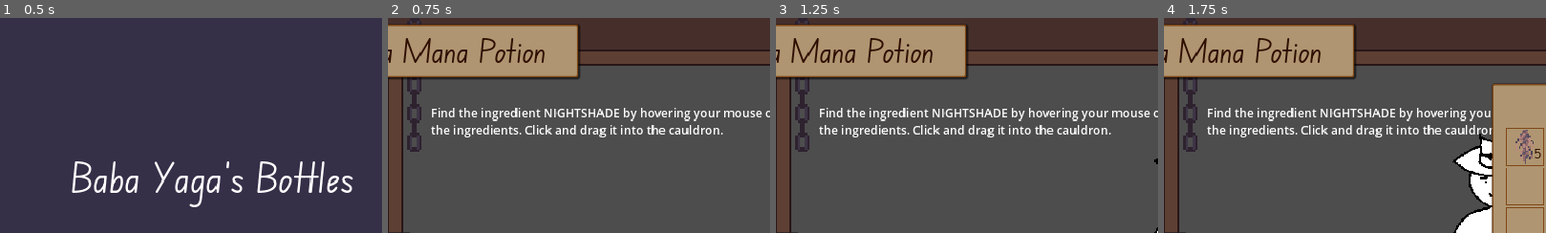
Above: before the commit, frames 1-4 (left to right).
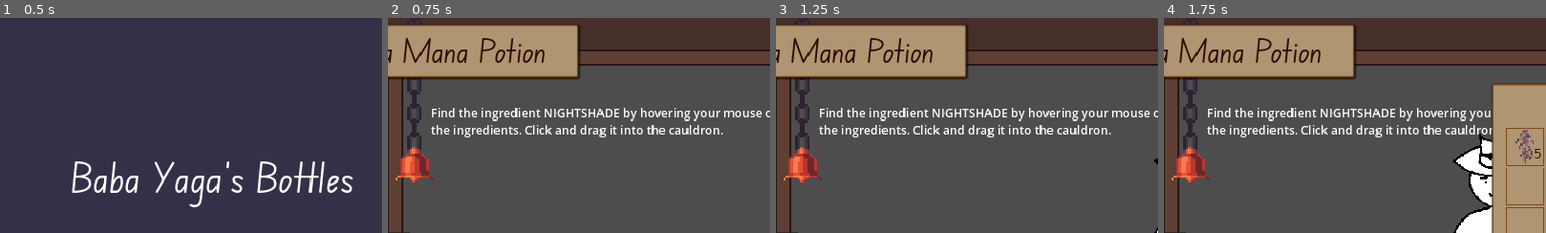
Above: after the commit, the same moments.

Repository: HuskyGameDev/2024s-team3
Game: Godot game, scene res://Scenes/UI/Title.tscn
Two runs of this game, one before a commit and one after it. Both use one fixed random seed, a clock stepped at 60 frames per second and the inputs below.
Inputs (mouse positions are % of the whole screen's width and height, from its top left):
- Up to frame 1 (0.5 s): no input
- Up to frame 2 (0.75 s): click "New Game" at 0.5 s
- Up to frame 3 (1.25 s): no input
- Up to frame 4 (1.75 s): click (99, 24) at 1.25 s
The pictures show only the part of the screen within x 22-72%, y 0-50%; the shares and areas given below are measured in that part.

Frame 1 is identical in both runs. In frame 2, 0.9% of the frame differs, in the area x 2-12%, y 60-77%; in frame 3, 0.9%; in frame 4, 0.9%.
Error in both runs: Modulo by zero error in operator '%'. (res://Scripts/customer.gd:18)

Commit message:
Creating a Swinging Bell
This is my first attempt at making a physics bell the player will be able to ring to give the potion to the customer.

Diff:
--- a/Scenes/Entities/Rope/Chain.tscn
+++ b/Scenes/Entities/Bell/Chain/Chain.tscn
@@ -1,10 +1,23 @@
-[gd_scene load_steps=4 format=3 uid="uid://dllt48bo7ekog"]
+[gd_scene load_steps=9 format=3 uid="uid://dllt48bo7ekog"]
 
-[ext_resource type="PackedScene" uid="uid://bl3amrphg7abg" path="res://Scenes/Entities/Rope/Chain_Segment_A.tscn" id="1_5eboh"]
-[ext_resource type="PackedScene" uid="uid://b5i8al522xaq1" path="res://Scenes/Entities/Rope/Chain_Segement_B.tscn" id="2_1jrsq"]
+[ext_resource type="PackedScene" uid="uid://bl3amrphg7abg" path="res://Scenes/Entities/Bell/Chain/Chain_Segment_A.tscn" id="1_5eboh"]
+[ext_resource type="PackedScene" uid="uid://b5i8al522xaq1" path="res://Scenes/Entities/Bell/Chain/Chain_Segement_B.tscn" id="2_1jrsq"]
+[ext_resource type="PackedScene" uid="uid://bdgq0vmgq12hq" path="res://Scenes/Entities/Bell/bell_body.tscn" id="3_ihe7o"]
+[ext_resource type="PackedScene" uid="uid://bt8y8klovq2y5" path="res://Scenes/Entities/Bell/bell_tongue.tscn" id="4_q4flv"]
 
 [sub_resource type="CircleShape2D" id="CircleShape2D_yi28f"]
 radius = 6.0
+
+[sub_resource type="CapsuleShape2D" id="CapsuleShape2D_rtr15"]
+radius = 6.0
+height = 24.0
+
+[sub_resource type="CapsuleShape2D" id="CapsuleShape2D_t0ocf"]
+radius = 6.0
+height = 24.0
+
+[sub_resource type="RectangleShape2D" id="RectangleShape2D_26kd7"]
+size = Vector2(12, 63.5)
 
 [node name="Chain" type="Node2D"]
 position = Vector2(187, 56)
@@ -93,3 +106,60 @@
 [node name="CollisionShape2D" type="CollisionShape2D" parent="Chain_Anchor"]
 position = Vector2(0, -1.16667)
 shape = SubResource("CircleShape2D_yi28f")
+
+[node name="Bell" type="Node2D" parent="."]
+
+[node name="Bell_Tongue" parent="Bell" instance=ExtResource("4_q4flv")]
+position = Vector2(0, 397)
+
+[node name="Bell_Pin" type="PinJoint2D" parent="Bell"]
+position = Vector2(0, 319)
+node_a = NodePath("../../A_Holder/Chain_Segment_A5")
+node_b = NodePath("../Bell_Body")
+
+[node name="Bell_Body" parent="Bell" instance=ExtResource("3_ihe7o")]
+position = Vector2(0, 367)
+
+[node name="PinJoint2D" type="PinJoint2D" parent="Bell"]
+position = Vector2(0, 337)
+node_a = NodePath("../Bell_Body")
+node_b = NodePath("../RigidBody2D")
+
+[node name="RigidBody2D" type="RigidBody2D" parent="Bell"]
+position = Vector2(0, 349)
+
+[node name="CollisionShape2D" type="CollisionShape2D" parent="Bell/RigidBody2D"]
+shape = SubResource("CapsuleShape2D_rtr15")
+
+[node name="PinJoint2D2" type="PinJoint2D" parent="Bell"]
+position = Vector2(0, 361)
+node_a = NodePath("../RigidBody2D")
+node_b = NodePath("../RigidBody2D2")
+
+[node name="RigidBody2D2" type="RigidBody2D" parent="Bell"]
+position = Vector2(0, 373)
+
+[node name="CollisionShape2D" type="CollisionShape2D" parent="Bell/RigidBody2D2"]
+shape = SubResource("CapsuleShape2D_t0ocf")
+
+[node name="PinJoint2D3" type="PinJoint2D" parent="Bell"]
+position = Vector2(0, 385)
+node_a = NodePath("../RigidBody2D2")
+node_b = NodePath("../Bell_Tongue")
+
+[node name="Left_Tongue_Collider" type="RigidBody2D" parent="."]
+position = Vector2(-42, 394)
+collision_layer = 32768
+collision_mask = 32768
+
+[node name="CollisionShape2D" type="CollisionShape2D" parent="Left_Tongue_Collider"]
+position = Vector2(0, -13.25)
+shape = SubResource("RectangleShape2D_26kd7")
+
+[node name="Right_Tongue_Collider2" type="RigidBody2D" parent="."]
+position = Vector2(42, 381)
+collision_layer = 32768
+collision_mask = 32768
+
+[node name="CollisionShape2D" type="CollisionShape2D" parent="Right_Tongue_Collider2"]
+shape = SubResource("RectangleShape2D_26kd7")
--- a/Scenes/Entities/Rope/Chain_Segement_B.tscn
+++ b/Scenes/Entities/Bell/Chain/Chain_Segement_B.tscn
@@ -1,6 +1,6 @@
 [gd_scene load_steps=3 format=3 uid="uid://b5i8al522xaq1"]
 
-[ext_resource type="Texture2D" uid="uid://dpthjvutocu0k" path="res://Scenes/Entities/Rope/Chain Segment 2.png" id="1_71ly6"]
+[ext_resource type="Texture2D" uid="uid://dpthjvutocu0k" path="res://Scenes/Entities/Bell/Chain/Chain Segment 2.png" id="1_71ly6"]
 
 [sub_resource type="CapsuleShape2D" id="CapsuleShape2D_3a25e"]
 radius = 6.0
--- a/Scenes/Entities/Rope/Chain_Segment_A.tscn
+++ b/Scenes/Entities/Bell/Chain/Chain_Segment_A.tscn
@@ -1,6 +1,6 @@
 [gd_scene load_steps=3 format=3 uid="uid://bl3amrphg7abg"]
 
-[ext_resource type="Texture2D" uid="uid://chcdejc2jtsov" path="res://Scenes/Entities/Rope/Chain Segment 1.png" id="1_76jvy"]
+[ext_resource type="Texture2D" uid="uid://chcdejc2jtsov" path="res://Scenes/Entities/Bell/Chain/Chain Segment 1.png" id="1_76jvy"]
 
 [sub_resource type="CapsuleShape2D" id="CapsuleShape2D_owjil"]
 radius = 6.0
--- /dev/null
+++ b/Scenes/Entities/Bell/bell.tscn
@@ -0,0 +1,112 @@
+[gd_scene load_steps=10 format=3 uid="uid://co5klpgmvh2f6"]
+
+[ext_resource type="Texture2D" uid="uid://blivro2cmbh36" path="res://Scenes/Entities/Bell/Bell_Inner.png" id="1_gf6s8"]
+[ext_resource type="Texture2D" uid="uid://chro3f0yplc64" path="res://Scenes/Entities/Bell/Bell_Tongue.png" id="2_vv37h"]
+[ext_resource type="Texture2D" uid="uid://b18cm5tr1tqr8" path="res://Scenes/Entities/Bell/Bell_Outer.png" id="3_b1ijd"]
+
+[sub_resource type="RectangleShape2D" id="RectangleShape2D_fkm1m"]
+size = Vector2(2, 5)
+
+[sub_resource type="CircleShape2D" id="CircleShape2D_swvpp"]
+radius = 2.0
+
+[sub_resource type="CircleShape2D" id="CircleShape2D_gcs11"]
+radius = 1.0
+
+[sub_resource type="CapsuleShape2D" id="CapsuleShape2D_vl40y"]
+radius = 1.0
+height = 4.0
+
+[sub_resource type="CapsuleShape2D" id="CapsuleShape2D_ksu3e"]
+radius = 1.0
+height = 4.0
+
+[sub_resource type="CircleShape2D" id="CircleShape2D_a78r8"]
+radius = 1.0
+
+[node name="Bell" type="RigidBody2D"]
+
+[node name="BellInner" type="Sprite2D" parent="."]
+texture = ExtResource("1_gf6s8")
+
+[node name="BellOuter" type="Sprite2D" parent="."]
+texture = ExtResource("3_b1ijd")
+
+[node name="Left_Detector" type="RigidBody2D" parent="BellOuter"]
+visible = false
+position = Vector2(-7, 5)
+collision_layer = 134217728
+collision_mask = 134217728
+
+[node name="CollisionShape2D" type="CollisionShape2D" parent="BellOuter/Left_Detector"]
+shape = SubResource("RectangleShape2D_fkm1m")
+
+[node name="Right_Detector" type="RigidBody2D" parent="BellOuter"]
+visible = false
+position = Vector2(7, 5)
+collision_layer = 134217728
+collision_mask = 134217728
+
+[node name="CollisionShape2D" type="CollisionShape2D" parent="BellOuter/Right_Detector"]
+shape = SubResource("RectangleShape2D_fkm1m")
+
+[node name="BellTongue" type="Sprite2D" parent="."]
+texture = ExtResource("2_vv37h")
+
+[node name="Tongue_Collider" type="RigidBody2D" parent="BellTongue"]
+position = Vector2(0, 6)
+collision_layer = 134250496
+collision_mask = 134250496
+
+[node name="CollisionShape2D" type="CollisionShape2D" parent="BellTongue/Tongue_Collider"]
+shape = SubResource("CircleShape2D_swvpp")
+
+[node name="Tongue_Rope" type="Node2D" parent="BellTongue"]
+
+[node name="PinJoint2D4" type="PinJoint2D" parent="BellTongue/Tongue_Rope"]
+position = Vector2(0, -6)
+
+[node name="StaticBody2D" type="RigidBody2D" parent="BellTongue/Tongue_Rope"]
+position = Vector2(0, -5)
+collision_layer = 32768
+collision_mask = 32768
+
+[node name="CollisionShape2D" type="CollisionShape2D" parent="BellTongue/Tongue_Rope/StaticBody2D"]
+shape = SubResource("CircleShape2D_gcs11")
+
+[node name="PinJoint2D" type="PinJoint2D" parent="BellTongue/Tongue_Rope"]
+visible = false
+position = Vector2(0, -4)
+node_a = NodePath("../StaticBody2D")
+node_b = NodePath("../RigidBody2D2")
+
+[node name="RigidBody2D2" type="RigidBody2D" parent="BellTongue/Tongue_Rope"]
+position = Vector2(0, -2)
+collision_layer = 32768
+collision_mask = 32768
+
+[node name="CollisionShape2D" type="CollisionShape2D" parent="BellTongue/Tongue_Rope/RigidBody2D2"]
+shape = SubResource("CapsuleShape2D_vl40y")
+
+[node name="PinJoint2D2" type="PinJoint2D" parent="BellTongue/Tongue_Rope"]
+visible = false
+node_a = NodePath("../RigidBody2D2")
+node_b = NodePath("../RigidBody2D")
+
+[node name="RigidBody2D" type="RigidBody2D" parent="BellTongue/Tongue_Rope"]
+position = Vector2(0, 2)
+collision_layer = 32768
+collision_mask = 32768
+
+[node name="CollisionShape2D" type="CollisionShape2D" parent="BellTongue/Tongue_Rope/RigidBody2D"]
+shape = SubResource("CapsuleShape2D_ksu3e")
+
+[node name="PinJoint2D3" type="PinJoint2D" parent="BellTongue/Tongue_Rope"]
+visible = false
+position = Vector2(0, 4)
+node_a = NodePath("../RigidBody2D")
+node_b = NodePath("../../Tongue_Collider")
+
+[node name="CollisionShape2D" type="CollisionShape2D" parent="."]
+position = Vector2(0, -7)
+shape = SubResource("CircleShape2D_a78r8")
--- /dev/null
+++ b/Scenes/Entities/Bell/bell_body.tscn
@@ -0,0 +1,19 @@
+[gd_scene load_steps=3 format=3 uid="uid://bdgq0vmgq12hq"]
+
+[ext_resource type="Texture2D" uid="uid://b18cm5tr1tqr8" path="res://Scenes/Entities/Bell/Bell_Outer.png" id="1_1rfq1"]
+
+[sub_resource type="CapsuleShape2D" id="CapsuleShape2D_0cqol"]
+radius = 6.0
+height = 18.0
+
+[node name="Bell_Body" type="RigidBody2D"]
+collision_layer = 32768
+collision_mask = 32768
+
+[node name="BellOuter" type="Sprite2D" parent="."]
+scale = Vector2(6, 6)
+texture = ExtResource("1_1rfq1")
+
+[node name="CollisionShape2D" type="CollisionShape2D" parent="."]
+position = Vector2(0, -39)
+shape = SubResource("CapsuleShape2D_0cqol")
--- /dev/null
+++ b/Scenes/Entities/Bell/bell_tongue.tscn
@@ -0,0 +1,19 @@
+[gd_scene load_steps=3 format=3 uid="uid://bt8y8klovq2y5"]
+
+[ext_resource type="Texture2D" uid="uid://chro3f0yplc64" path="res://Scenes/Entities/Bell/Bell_Tongue.png" id="1_icu7r"]
+
+[sub_resource type="CircleShape2D" id="CircleShape2D_hat86"]
+radius = 2.0
+
+[node name="Bell_Tongue" type="RigidBody2D"]
+collision_layer = 32768
+collision_mask = 32768
+
+[node name="BellTongue" type="Sprite2D" parent="."]
+position = Vector2(0, -36)
+scale = Vector2(6, 6)
+texture = ExtResource("1_icu7r")
+
+[node name="CollisionShape2D" type="CollisionShape2D" parent="."]
+scale = Vector2(6, 6)
+shape = SubResource("CircleShape2D_hat86")
--- a/Scenes/Entities/Rope/Test_Scene.tscn
+++ /dev/null
@@ -1,14 +0,0 @@
-[gd_scene load_steps=2 format=3 uid="uid://kjyoidgp6ts0"]
-
-[sub_resource type="RectangleShape2D" id="RectangleShape2D_o6oui"]
-size = Vector2(417, 39.5)
-
-[node name="Test Scene" type="Node2D"]
-
-[node name="Floor" type="StaticBody2D" parent="."]
-position = Vector2(276, 211)
-collision_layer = 2147483651
-
-[node name="CollisionShape2D" type="CollisionShape2D" parent="Floor"]
-position = Vector2(-115.5, -21.75)
-shape = SubResource("RectangleShape2D_o6oui")
--- a/Scenes/Screens/Main.tscn
+++ b/Scenes/Screens/Main.tscn
@@ -13,7 +13,7 @@
 [ext_resource type="Texture2D" uid="uid://bgr0j54ert0ee" path="res://Assets/Sprites/Ingredients/pine_resin.png" id="12_5ovj8"]
 [ext_resource type="Texture2D" uid="uid://k1s0jbcfp0sn" path="res://Assets/Sprites/Ingredients/sunflower_seeds.png" id="13_sykwt"]
 [ext_resource type="Texture2D" uid="uid://dnynu6kp1nswf" path="res://Assets/Sprites/Ingredients/nightshade_petals.png" id="14_jiia4"]
-[ext_resource type="PackedScene" uid="uid://dllt48bo7ekog" path="res://Scenes/Entities/Rope/Chain.tscn" id="16_8i4ox"]
+[ext_resource type="PackedScene" uid="uid://dllt48bo7ekog" path="res://Scenes/Entities/Bell/Chain/Chain.tscn" id="16_8i4ox"]
 [ext_resource type="Theme" uid="uid://b3qy32ccw0g8o" path="res://Assets/Themes/UiTheme.tres" id="17_5filg"]
 [ext_resource type="PackedScene" uid="uid://b6cq5upjosmpf" path="res://New_Clock.tscn" id="17_n5klg"]
 
Binary file added: Scenes/Entities/Bell/Bell_Inner.png
Not shown, added: Scenes/Entities/Bell/Bell_Inner.png.import
Binary file added: Scenes/Entities/Bell/Bell_Outer.png
Not shown, added: Scenes/Entities/Bell/Bell_Outer.png.import
Binary file added: Scenes/Entities/Bell/Bell_Tongue.png
Not shown, added: Scenes/Entities/Bell/Bell_Tongue.png.import
Renamed: Scenes/Entities/Rope/Chain Segment 1.png -> Scenes/Entities/Bell/Chain/Chain Segment 1.png
Not shown, changed: Scenes/Entities/Bell/Chain/Chain Segment 1.png.import
Renamed: Scenes/Entities/Rope/Chain Segment 2.png -> Scenes/Entities/Bell/Chain/Chain Segment 2.png
Not shown, changed: Scenes/Entities/Bell/Chain/Chain Segment 2.png.import
